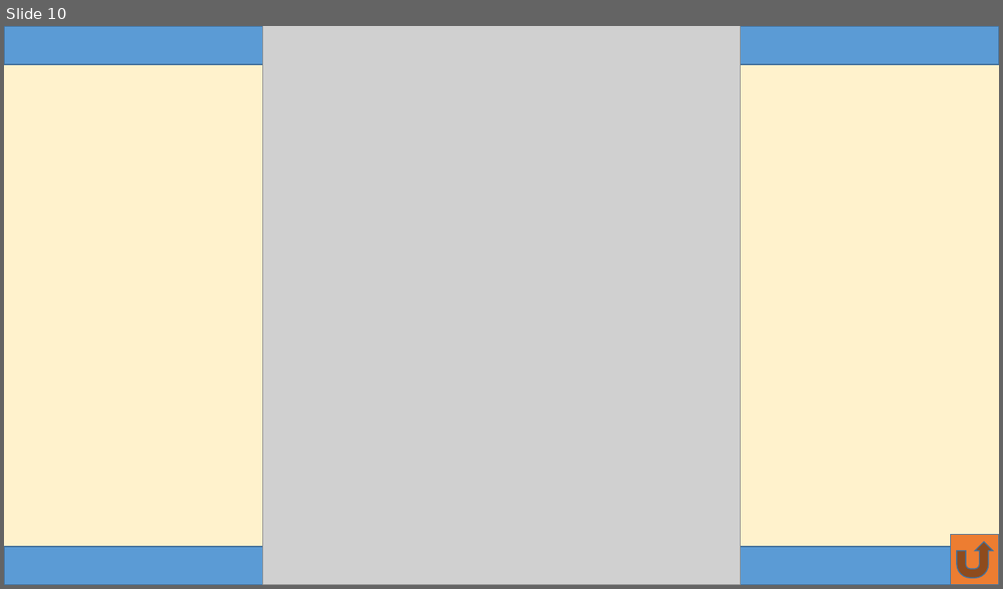
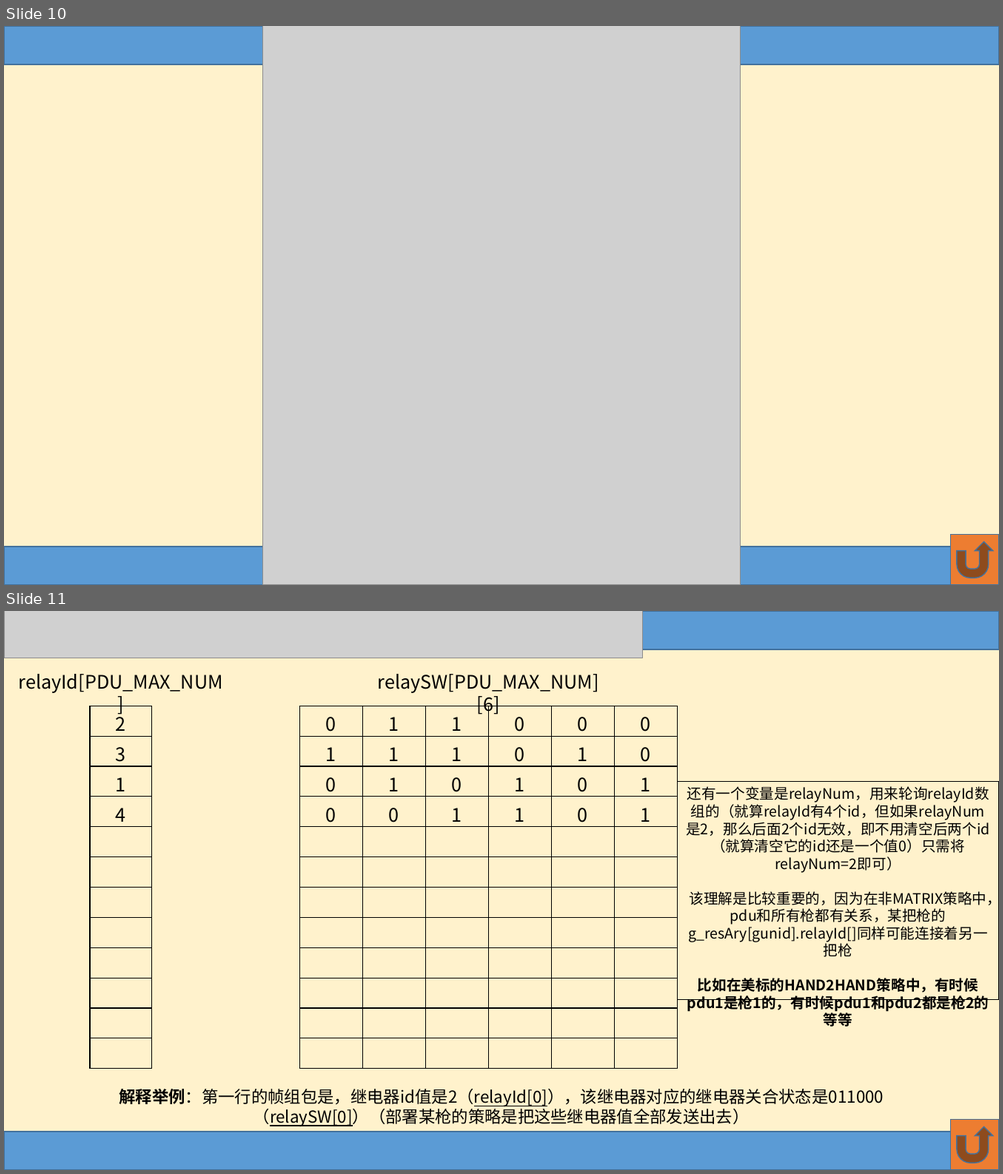
Before and after one commit to HaimanLiao/PwrCtrl_Read, a slide deck: pwrCtrl_Read_PPT.pptx. Shown one above the other, each under a label of ours: slide 10 before the commit, slides 10 and 11 after it. The pictures are 1003x589 and 1003x1174 pixels, drawn with LibreOffice and Linux fonts; fonts in the diff are those of the drawing; grey boxes stand for pictures. Boxes give left, top, right and bottom in pixels: in the first picture for what was removed or moved away, otherwise in the second. Text is boxed around its words. In the diff, an @@ line names an element or a change of style, - is before the commit and + after.

```diff
--- a/pwrCtrl_Read_PPT.pptx
+++ b/pwrCtrl_Read_PPT.pptx
@@ slide 11 added at [4, 611, 999, 1170], background #FFF2CC @@
@@ rectangle added at [4, 611, 999, 649], fill #5B9BD5, outline #43739E 1 pt @@
@@ picture added at [4, 611, 642, 659] @@
@@ text added at [19, 674, 223, 693], 18 pt, text #000000 @@
+relayId[PDU_MAX_NUM]
@@ text added at [378, 674, 599, 716], 18 pt, text #000000 @@
+relaySW[PDU_MAX_NUM][6]
@@ table added at [90, 706, 152, 1069], 12 rows, 1 columns @@
+2
+3
+1
+4
+
+
+
+
+
+
+
+
@@ table added at [299, 706, 675, 1069], 12 rows, 6 columns @@
+0 | 1 | 1 | 0 | 0 | 0
+1 | 1 | 1 | 0 | 1 | 0
+0 | 1 | 0 | 1 | 0 | 1
+0 | 0 | 1 | 1 | 0 | 1
+ |  |  |  |  | 
+ |  |  |  |  | 
+ |  |  |  |  | 
+ |  |  |  |  | 
+ |  |  |  |  | 
+ |  |  |  |  | 
+ |  |  |  |  | 
+ |  |  |  |  | 
@@ rectangle added at [677, 782, 999, 1000], outline #000000 0.75 pt, 14 pt, text #000000 @@
+还有一个变量是relayNum，用来轮询relayId数组的（就算relayId有4个id，但如果relayNum是2，那么后面2个id无效，即不用清空后两个id（就算清空它的id还是一个值0）只需将relayNum=2即可）
+该理解是比较重要的，因为在非MATRIX策略中，pdu和所有枪都有关系，某把枪的g_resAry[gunid].relayId[]同样可能连接着另一把枪
+比如在美标的HAND2HAND策略中，有时候pdu1是枪1的，有时候pdu1和pdu2都是枪2的等等
@@ text added at [119, 1089, 884, 1128], 16 pt, text #000000 @@
+解释举例：第一行的帧组包是，继电器id值是2（relayId[0]），该继电器对应的继电器关合状态是011000（relaySW[0]）（部署某枪的策略是把这些继电器值全部发送出去）
@@ action button return added at [950, 1120, 999, 1170], fill #ED7D31, outline #43739E 1 pt @@
@@ rectangle added at [4, 1132, 999, 1170], fill #5B9BD5, outline #43739E 1 pt @@
```
Also in this commit, not shown: 1 slide changed, 1 slide removed, 6 other files.
